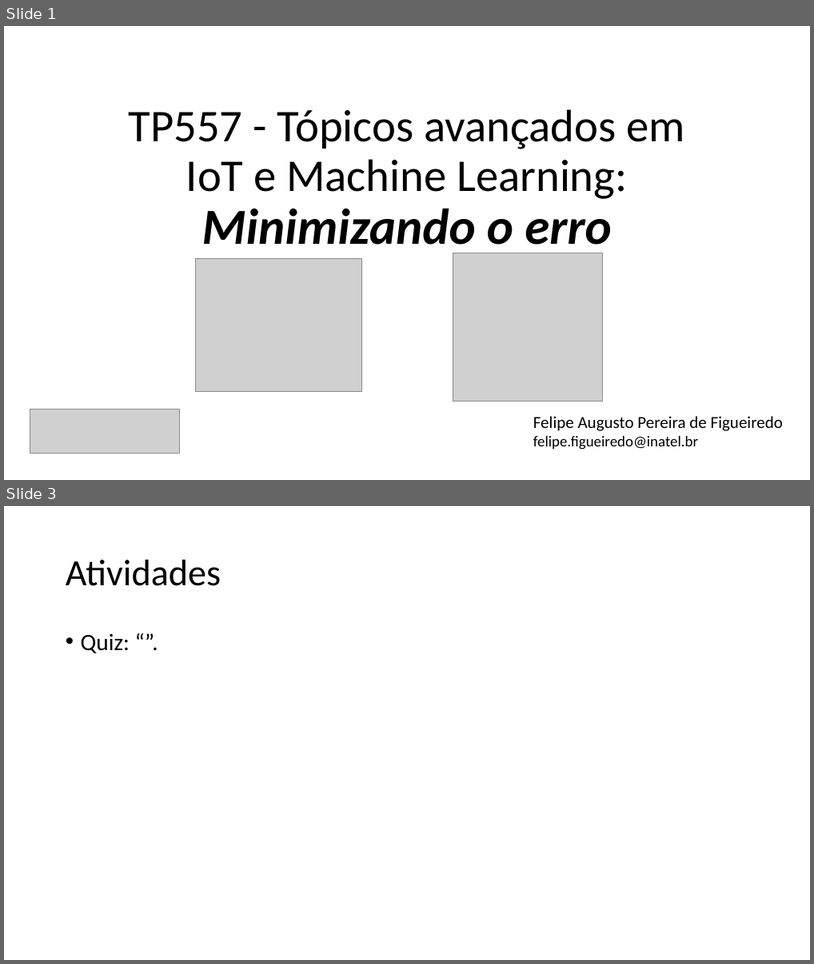
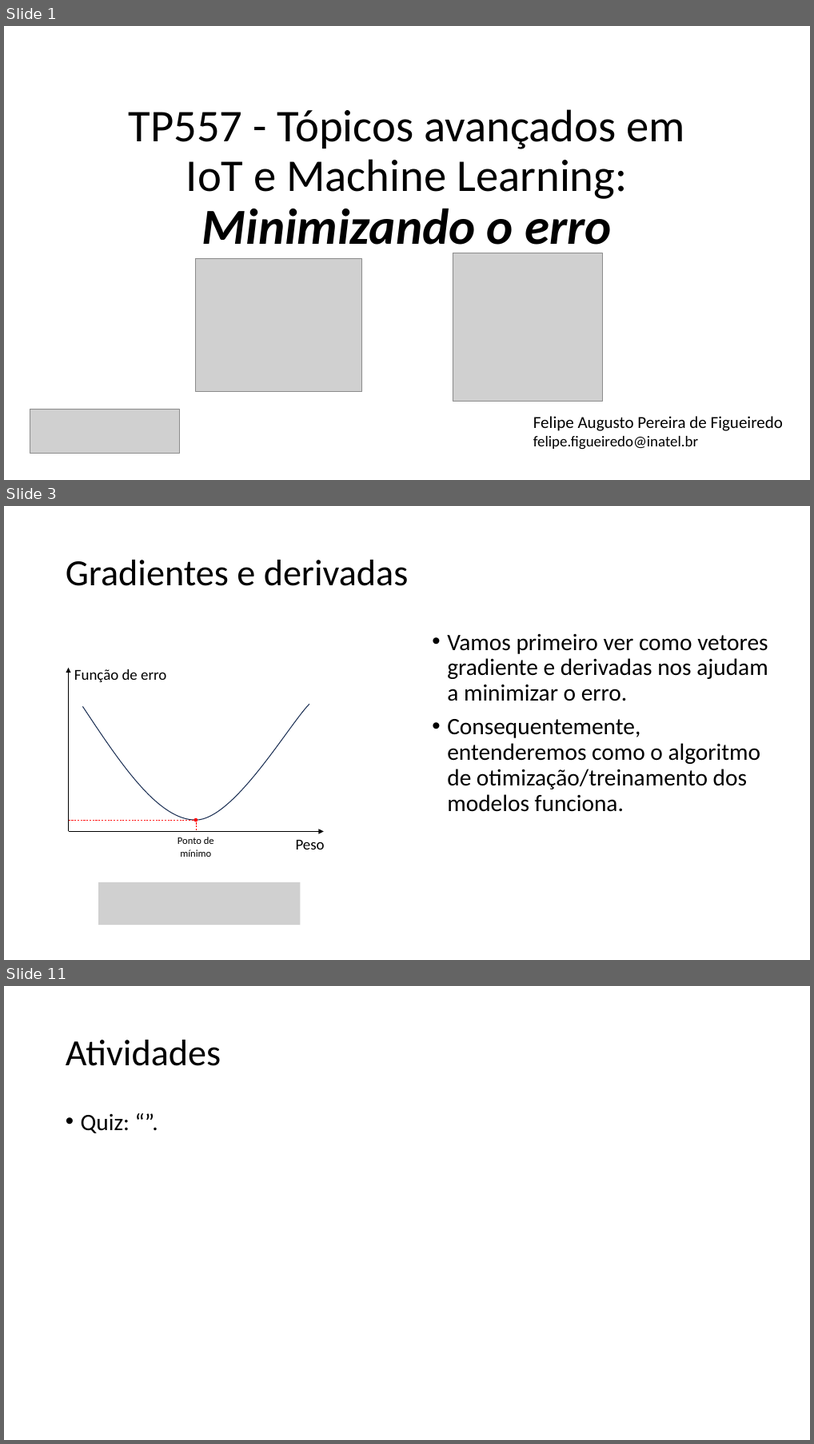
Before and after one commit to zz4fap/tp557-iot-ml, a slide deck: slides/TP557_6_Minimizando_o_erro.pptx. Shown one above the other, each under a label of ours: slides 1 and 3 before the commit, slides 1, 3 and 11 after it; the slides between them are not shown. The pictures are 814x964 and 814x1444 pixels, drawn with LibreOffice and Linux fonts; fonts in the diff are those of the drawing; grey boxes stand for pictures. Boxes give left, top, right and bottom in pixels: in the first picture for what was removed or moved away, otherwise in the second. Text is boxed around its words. In the diff, an @@ line names an element or a change of style, - is before the commit and + after.

```diff
--- a/slides/TP557_6_Minimizando_o_erro.pptx
+++ b/slides/TP557_6_Minimizando_o_erro.pptx
@@ slide 3 added at (4, 506, 810, 960), background #FFFFFF @@
@@ title added at (66, 560, 409, 586), 44 pt, text #000000 @@
+Gradientes e derivadas
@@ text added at (447, 633, 768, 812), 28 pt, text #000000 @@
+• Vamos primeiro ver como vetores gradiente e derivadas nos ajudam a minimizar o erro.
+• Consequentemente, entenderemos como o algoritmo de otimização/treinamento dos modelos funciona.
@@ freeform shape added at (82, 704, 310, 820), outline #1E3256 1 pt @@
@@ group added at (69, 668, 325, 856): 3 texts, 2 arrows, 2 lines, 1 ellipse @@
+Função de erro
+Peso
+Ponto de mínimo
@@ picture added at (98, 882, 301, 924) @@
@@ what was slide 3 is now slide 11 @@
```
Also in this commit, not shown: 1 slide changed, 7 other slides added, 2 other files.
